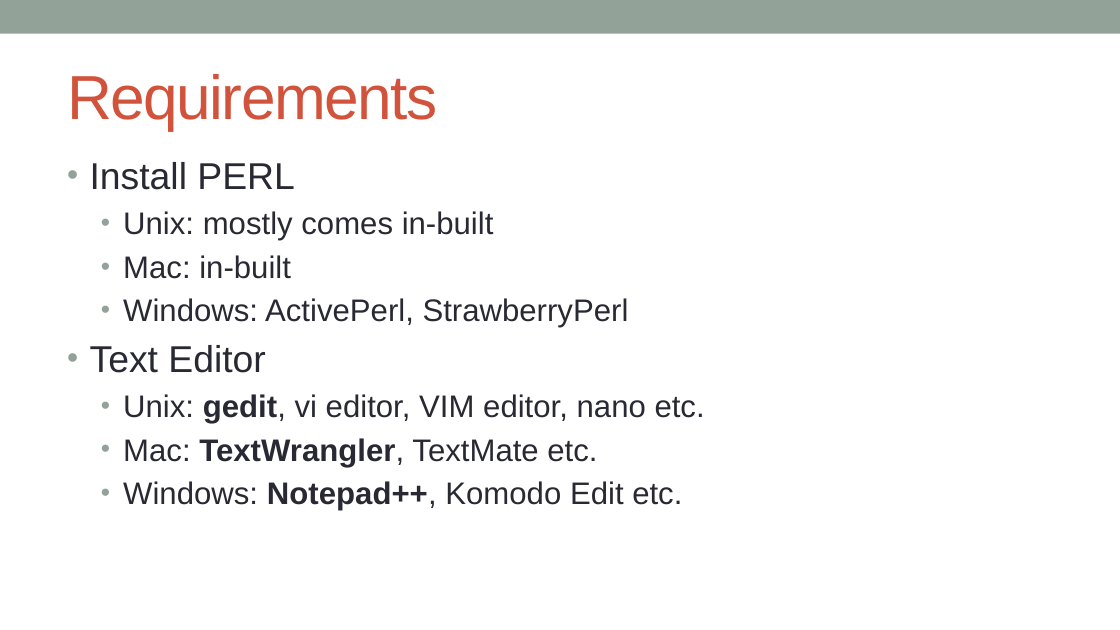
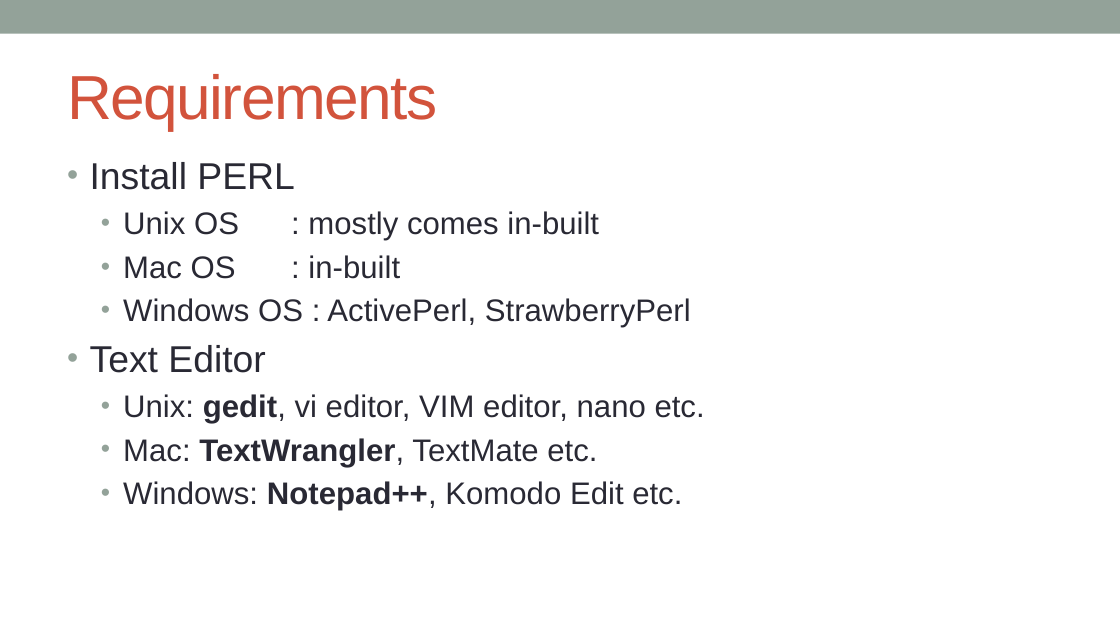
Before and after one commit to kanhu-pcr-code/bioinfo-PERL-course, a slide deck: slide 3 of PPTs/Getting_stared_with_perl.pptx. Drawn at 1120x630 pixels with LibreOffice and Linux fonts; fonts in the diff are those of the drawing. Boxes give left, top, right and bottom in pixels: in the first picture for what was removed or moved away, otherwise in the second. Text is boxed around its words. In the diff, an @@ line names an element or a change of style, - is before the commit and + after.

```diff
--- a/PPTs/Getting_stared_with_perl.pptx
+++ b/PPTs/Getting_stared_with_perl.pptx
@@ text at (123,211,691,328): text changed @@
-  • Unix: mostly comes in-built
-  • Mac: in-built
-  • Windows: ActivePerl, StrawberryPerl
+  • Unix OS : mostly comes in-built
+  • Mac OS : in-built
+  • Windows OS : ActivePerl, StrawberryPerl
```
Also in this commit, not shown: 7 other slides changed, 2 slides added, 22 other files.
